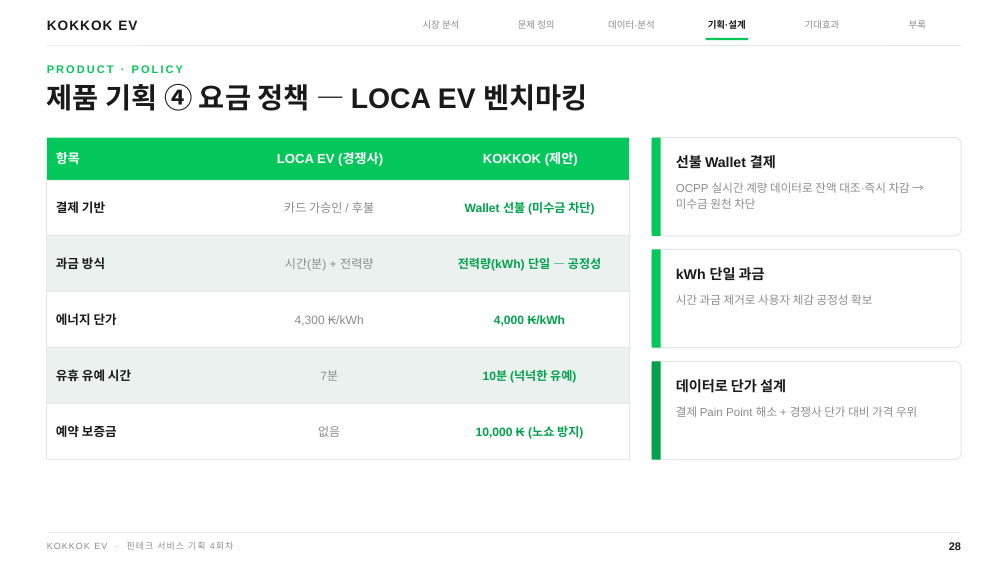
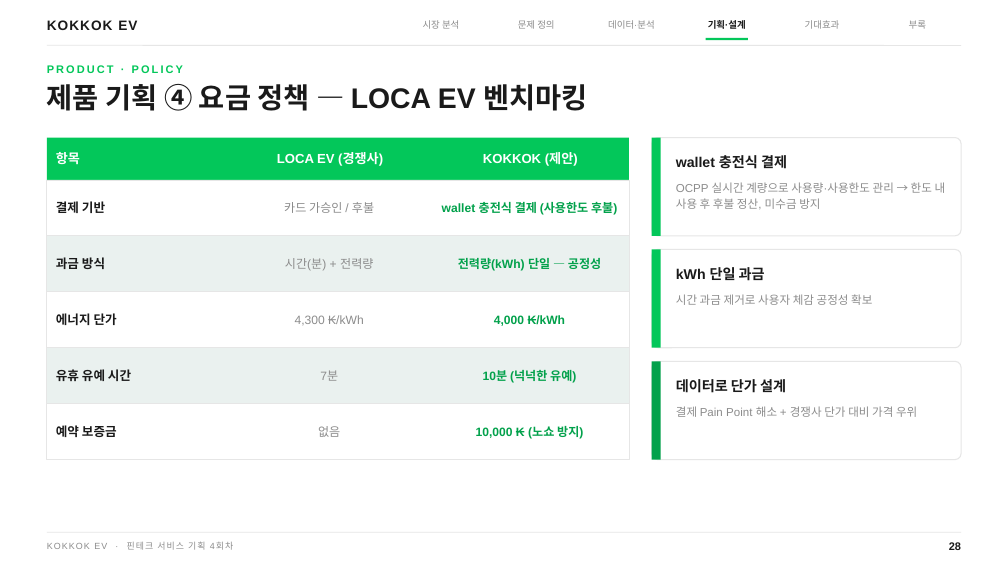
Before and after one commit to sooohaaan/data-analysis-portfolio, a slide deck: slide 34 of presentation/KOKKOK_EV_NAVER테마.pptx. Drawn at 1008x567 pixels with LibreOffice and Linux fonts; fonts in the diff are those of the drawing. Boxes give left, top, right and bottom in pixels: in the first picture for what was removed or moved away, otherwise in the second. Text is boxed around its words. In the diff, an @@ line names an element or a change of style, - is before the commit and + after.

```diff
--- a/presentation/KOKKOK_EV_NAVER테마.pptx
+++ b/presentation/KOKKOK_EV_NAVER테마.pptx
@@ text at (676,155,787,169): text changed @@
-선불 Wallet 결제
+wallet 충전식 결제
@@ text at (442,202,617,215): text changed @@
-Wallet 선불 (미수금 차단)
+wallet 충전식 결제 (사용한도 후불)
@@ text at (676,182,946,209): text changed @@
-OCPP 실시간 계량 데이터로 잔액 대조·즉시 차감 → 미수금 원천 차단
+OCPP 실시간 계량으로 사용량·사용한도 관리 → 한도 내 사용 후 후불 정산, 미수금 방지
```
Also in this commit, not shown: 3 other slides changed, 1 other file.
